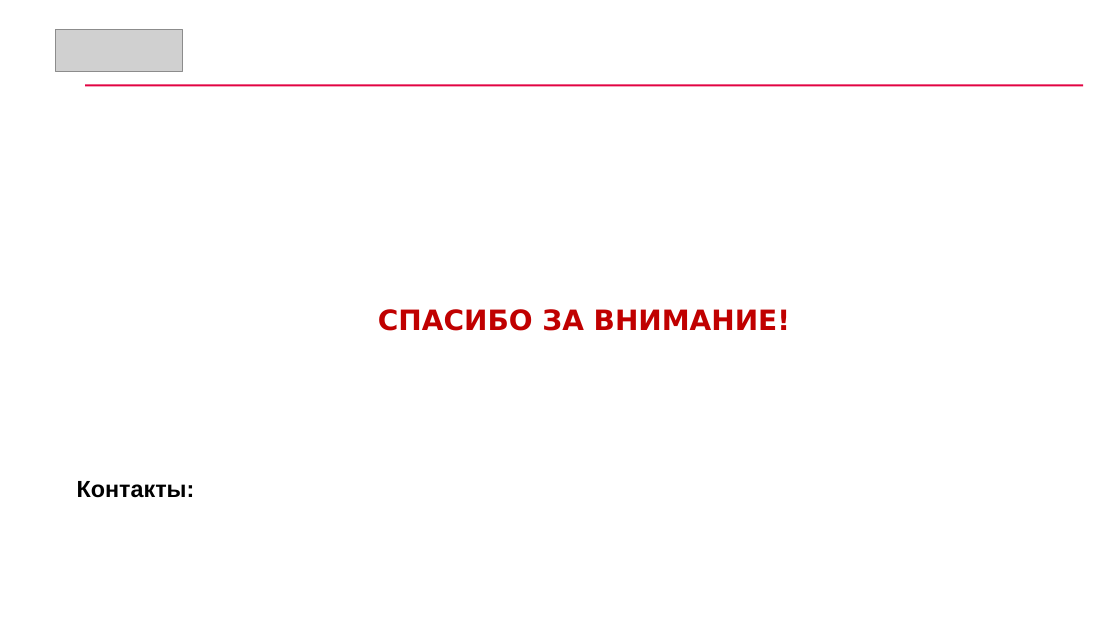
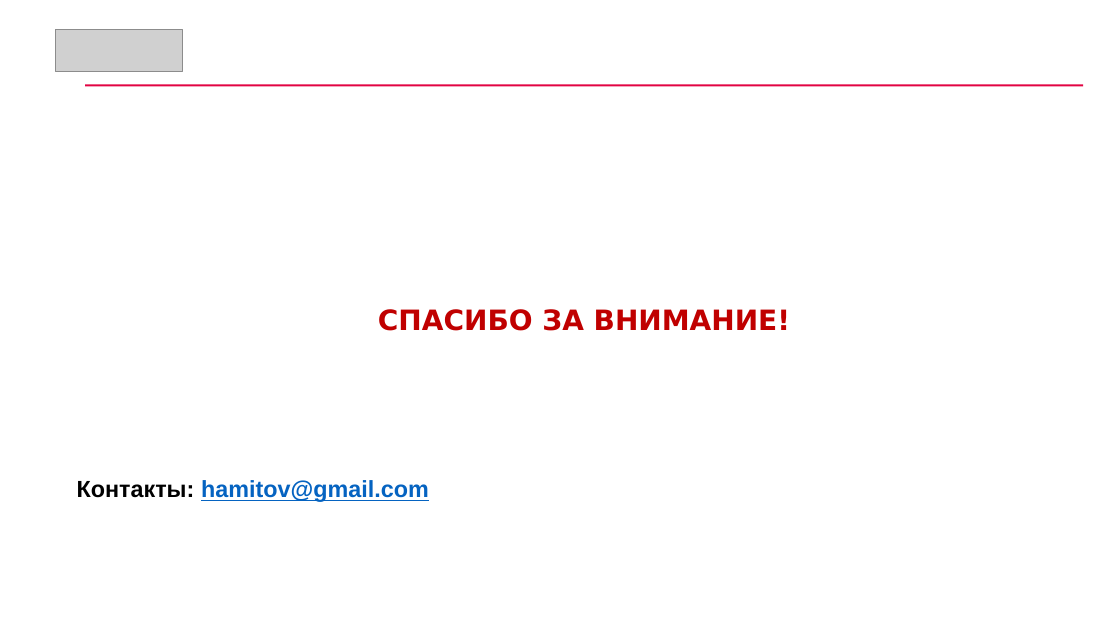
Before and after one commit to hamitovrm/orbitr, a slide deck: slide 10 of Презентация.pptx (slide 9 before the commit). Drawn at 1120x630 pixels with LibreOffice and Linux fonts; fonts in the diff are those of the drawing; grey boxes stand for pictures. Boxes give left, top, right and bottom in pixels: in the first picture for what was removed or moved away, otherwise in the second. Text is boxed around its words. In the diff, an @@ line names an element or a change of style, - is before the commit and + after.

```diff
--- a/Презентация.pptx
+++ b/Презентация.pptx
@@ text at [77,480,429,502]: text changed; text colour #000000 to #0563C1 @@
-Контакты:
+Контакты: hamitov@gmail.com
```
Also in this commit, not shown: 7 other slides changed, 2 slides added, 1 slide removed.
